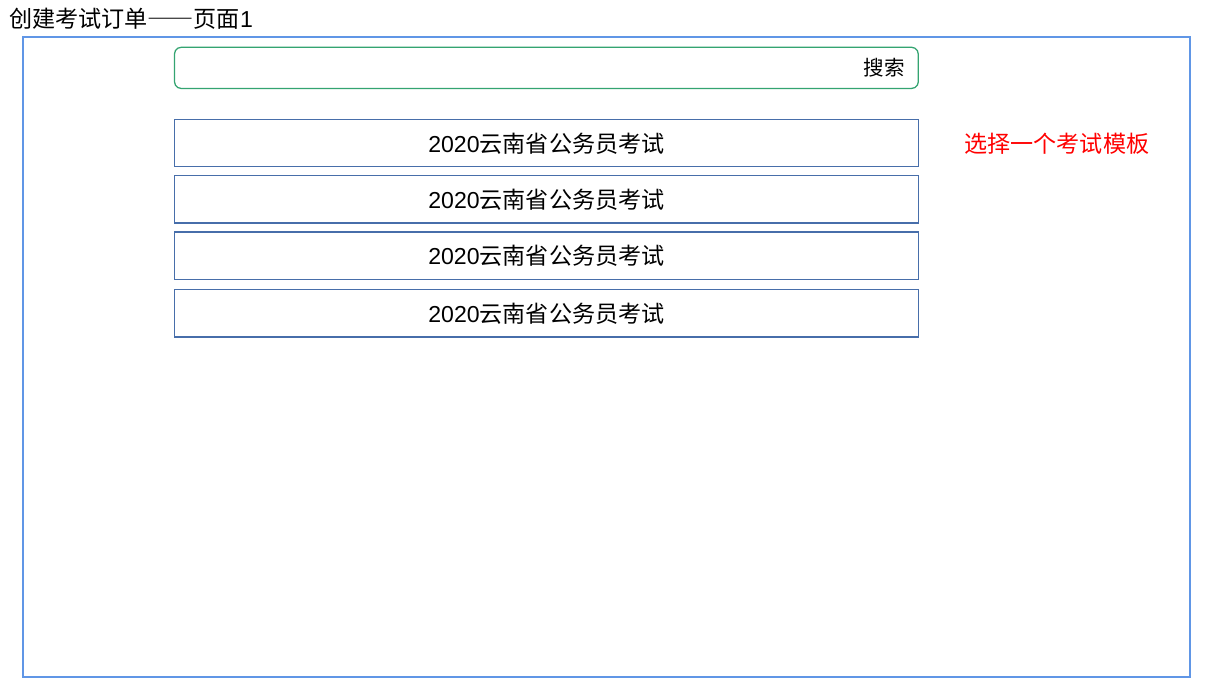
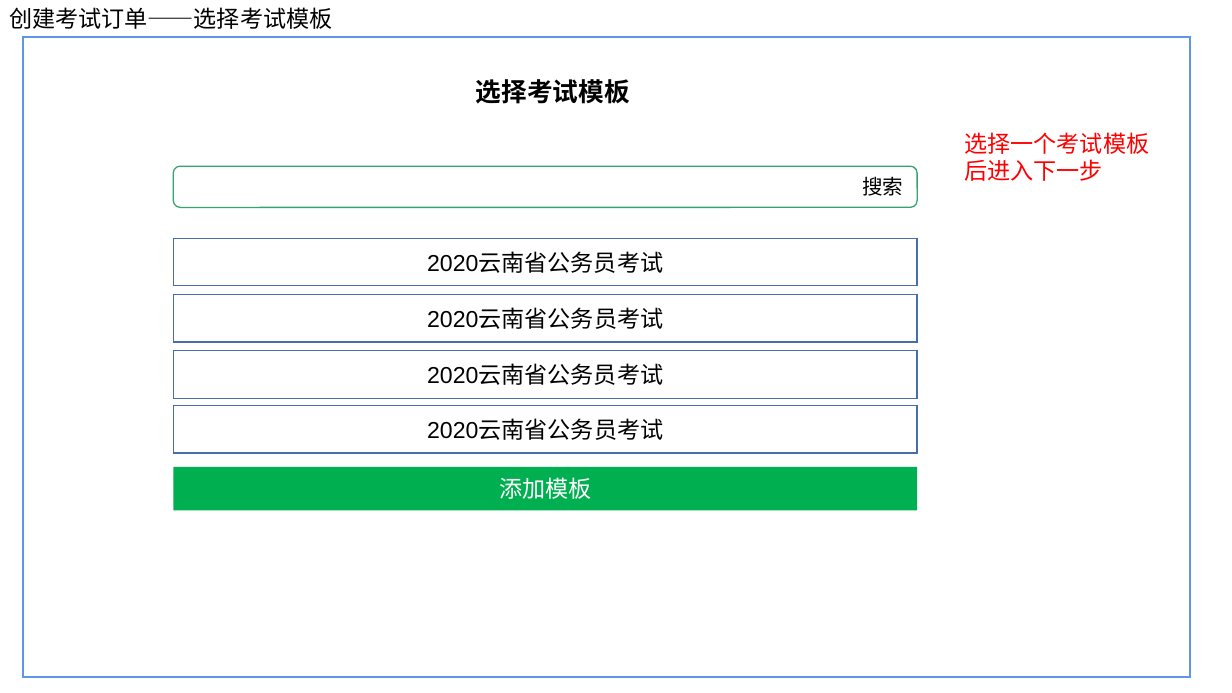
Before and after one commit to ISheenSomeOne/eTeam, a slide deck: slide 2 of eTeam需求界面1.pptx. Drawn at 1232x693 pixels with LibreOffice and Linux fonts; fonts in the diff are those of the drawing. Boxes give left, top, right and bottom in pixels: in the first picture for what was removed or moved away, otherwise in the second. Text is boxed around its words. In the diff, an @@ line names an element or a change of style, - is before the commit and + after.

```diff
--- a/eTeam需求界面1.pptx
+++ b/eTeam需求界面1.pptx
@@ text at bbox=[9, 7, 332, 29]: text changed @@
-创建考试订单——页面1
+创建考试订单——选择考试模板
@@ text added at bbox=[476, 79, 630, 104], 20 pt, text #000000, bold @@
+选择考试模板
@@ text at bbox=[964, 132, 1149, 181]: text changed @@
-选择一个考试模板
+选择一个考试模板后进入下一步
@@ 3 rectangles, 1 text, 1 rounded rectangle: place and size @@
-3 rectangles, 1 text, 1 rounded rectangle at bbox=[175, 47, 919, 279]
+3 rectangles, 1 text, 1 rounded rectangle at bbox=[174, 166, 918, 398]
@@ rectangle "2020云南省公务员考试": place and size @@
-rectangle "2020云南省公务员考试" at bbox=[175, 289, 919, 336]
+rectangle "2020云南省公务员考试" at bbox=[174, 406, 918, 453]
@@ rectangle added at bbox=[174, 467, 918, 510], fill #00B050, 18 pt, text #FFFFFF @@
+添加模板
```
Also in this commit, not shown: 1 other slide changed, 8 slides added, 1 slide removed, 1 other file.
